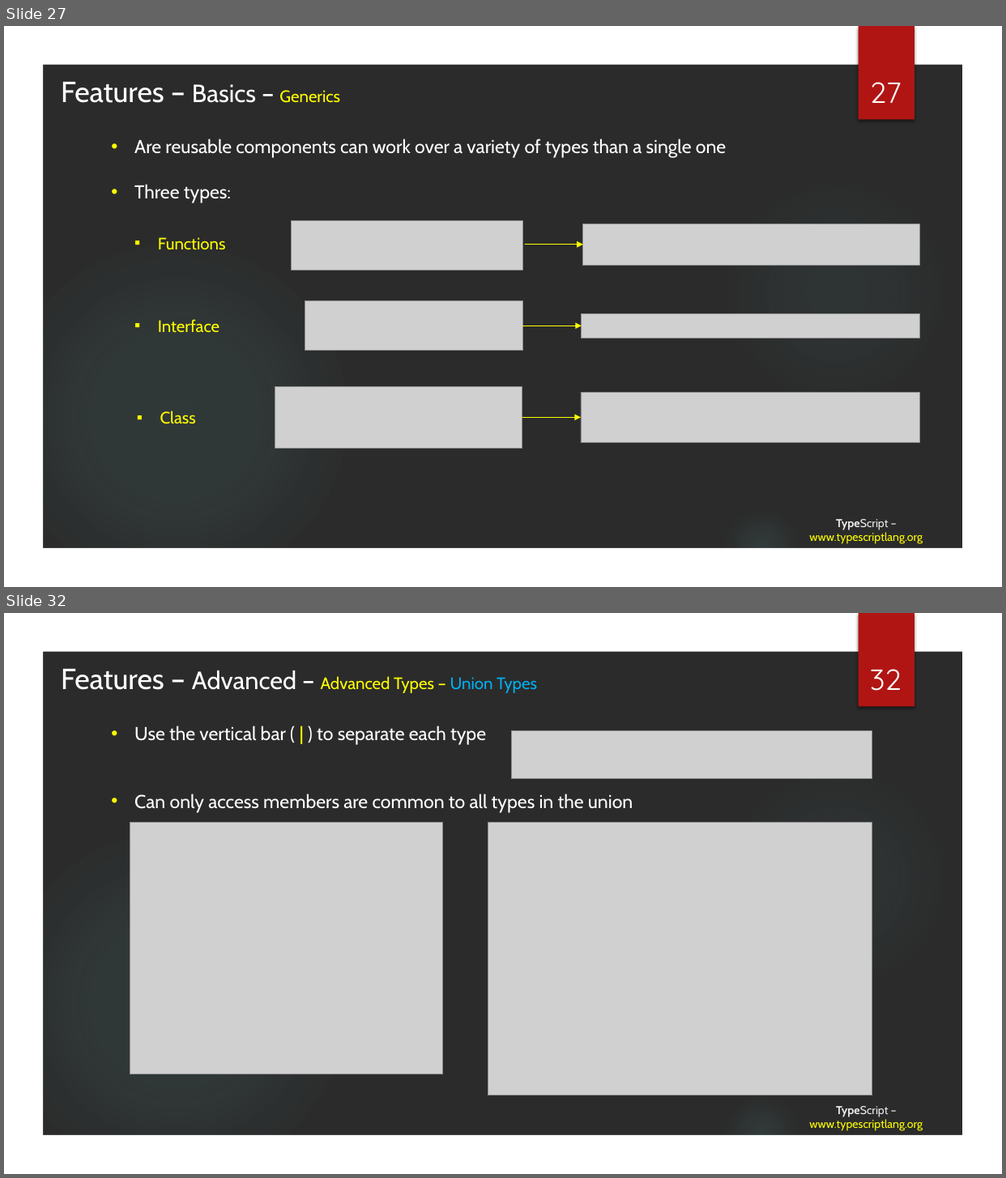
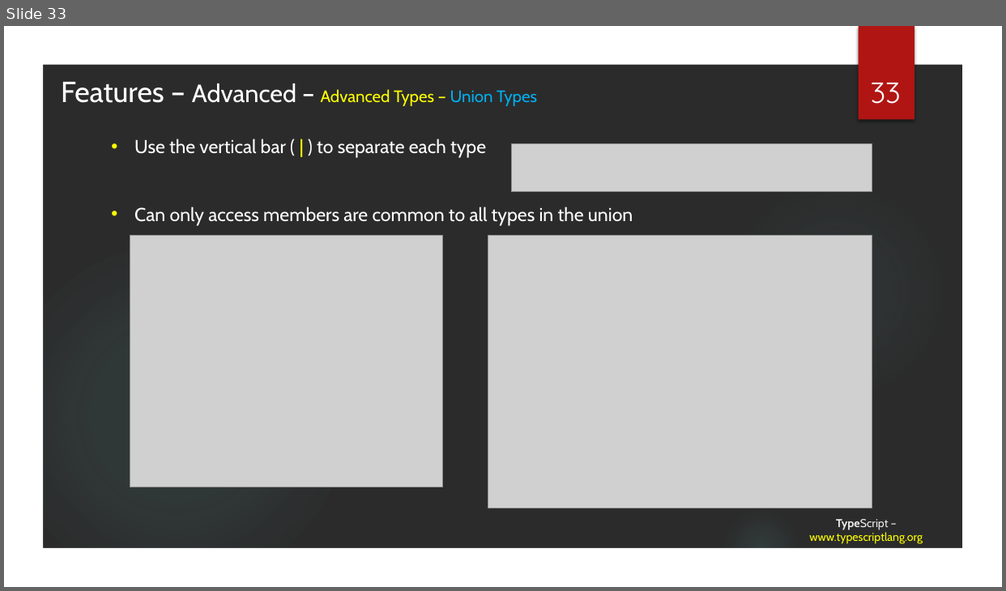
Before and after one commit to tainhx/SSFE, a slide deck: TypeScript.pptx. Shown one above the other, each under a label of ours: slides 27 and 32 before the commit, slide 33 after it; the slides between them are not shown. The pictures are 1006x1178 and 1006x591 pixels, drawn with LibreOffice and Linux fonts; fonts in the diff are those of the drawing; grey boxes stand for pictures; background and template pictures are left out; a plain dark background stands for a picture behind light text. Boxes give left, top, right and bottom in pixels: in the first picture for what was removed or moved away, otherwise in the second. Text is boxed around its words. In the diff, an @@ line names an element or a change of style, - is before the commit and + after.

Commit message:
Finish slides for Basics (waiting review......)

```diff
--- a/TypeScript.pptx
+++ b/TypeScript.pptx
@@ slide 27 removed at (4,26,1002,587), background picture (left out); not listed: 5 template elements that a slide beside it also shows @@
@@ text removed at (61,82,340,103) @@
-Features – Basics – Generics
@@ page number removed at (870,82,901,103) @@
-27
@@ text removed at (134,139,726,203) @@
-• Are reusable components can work over a variety of types than a single one
-• Three types:
@@ text removed at (158,237,226,250) @@
-▪ Functions
@@ picture removed at (292,221,522,271) @@
@@ picture removed at (583,224,920,265) @@
@@ arrow removed from (525, 245) to (583, 245) @@
@@ picture removed at (305,301,522,351) @@
@@ picture removed at (582,314,920,338) @@
@@ text removed at (158,319,219,333) @@
-▪ Interface
@@ arrow removed from (522, 327) to (582, 327) @@
@@ picture removed at (275,386,522,448) @@
@@ text removed at (160,411,196,425) @@
-▪ Class
@@ picture removed at (582,392,920,443) @@
@@ arrow removed from (522, 417) to (582, 417) @@
@@ title removed at (809,519,923,544) @@
-TypeScript – www.typescriptlang.org
@@ what was slide 32 is now slide 33 @@
@@ page number at (871,83,901,104): text changed @@
-32
+33
```
Also in this commit, not shown: 13 slides changed, 2 slides added.
